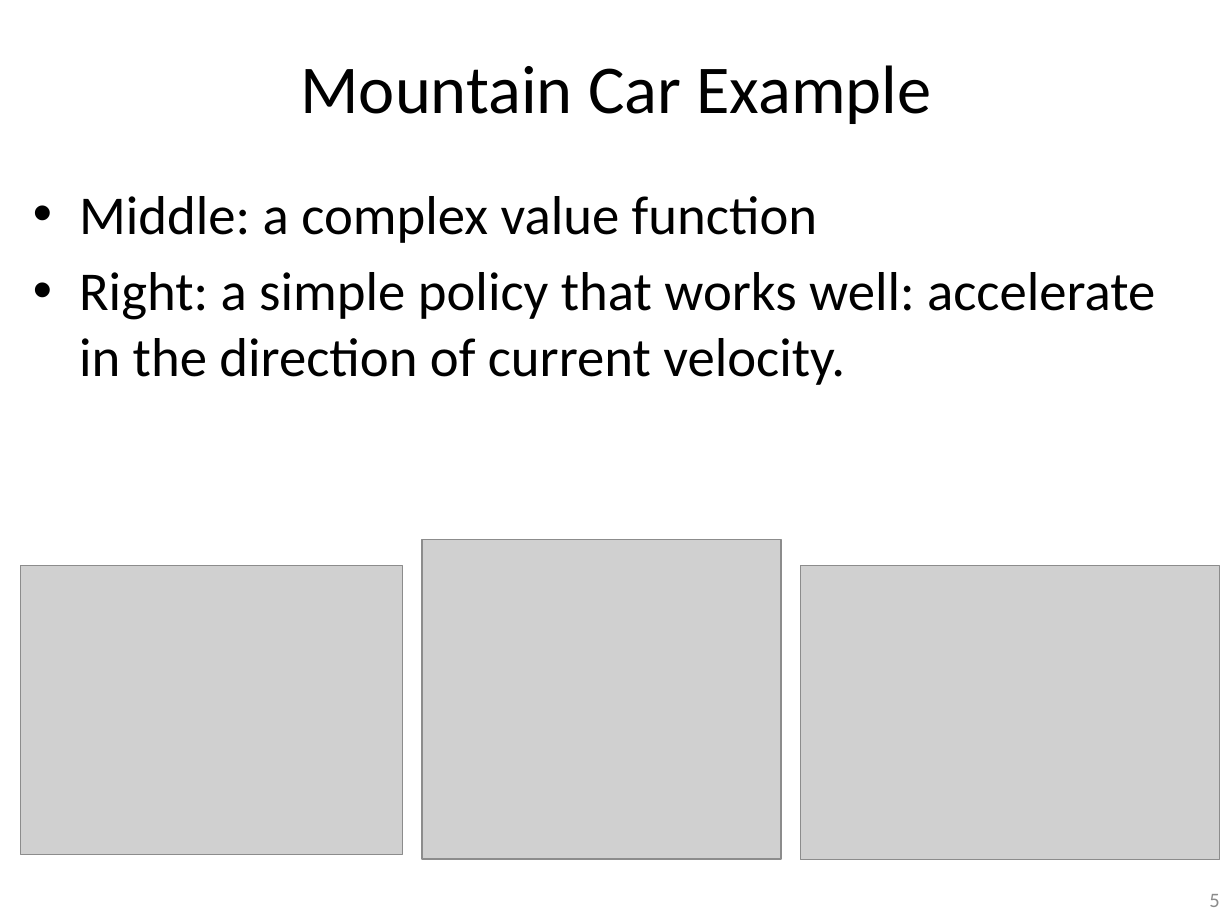
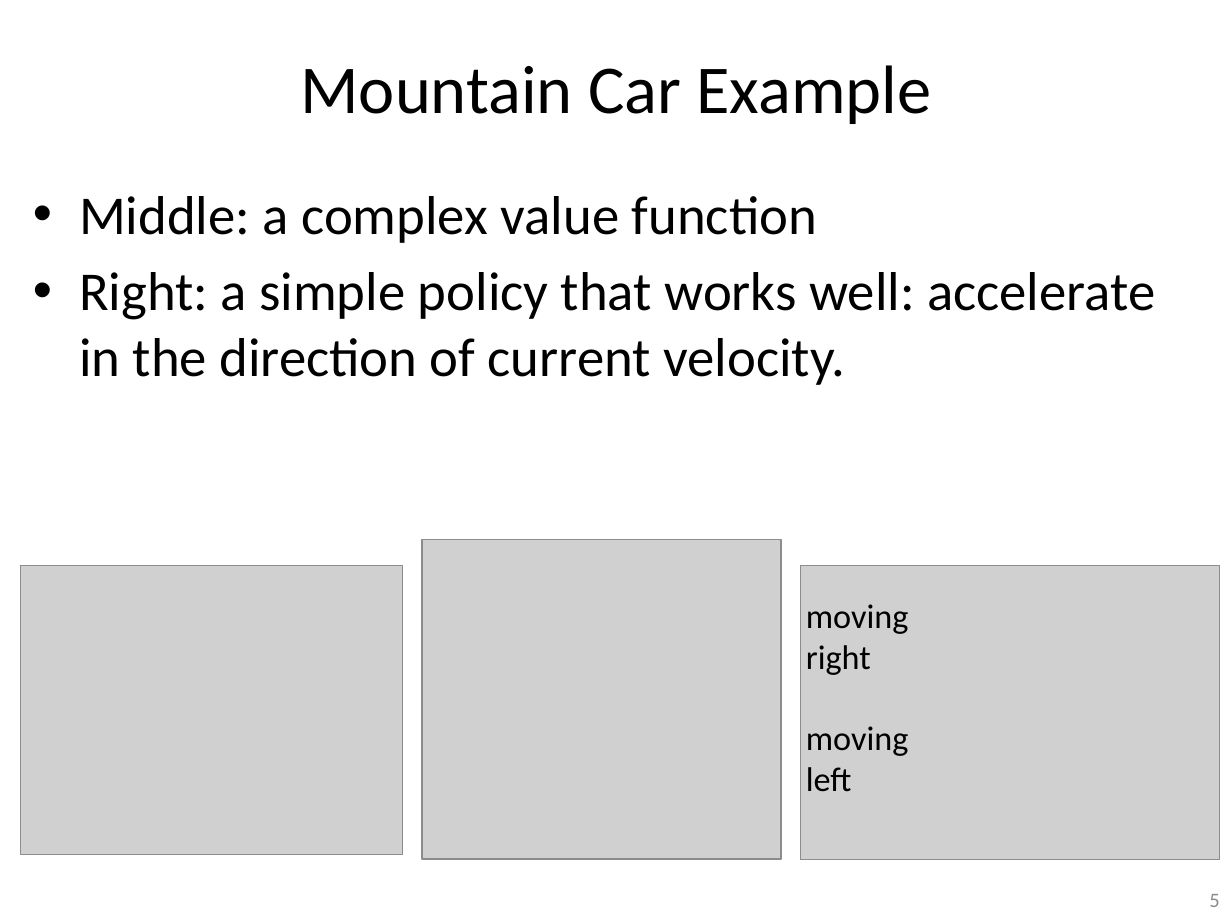
Before and after one commit to guzonghua/saav, a slide deck: slide 5 of PPTs/L7.3 Policy-based RL.pptx. Drawn at 1232x924 pixels with LibreOffice and Linux fonts; fonts in the diff are those of the drawing; grey boxes stand for pictures. Boxes give left, top, right and bottom in pixels: in the first picture for what was removed or moved away, otherwise in the second. Text is boxed around its words. In the diff, an @@ line names an element or a change of style, - is before the commit and + after.

```diff
--- a/PPTs/L7.3 Policy-based RL.pptx
+++ b/PPTs/L7.3 Policy-based RL.pptx
@@ text added at (806, 604, 909, 675), 20 pt, text #000000 @@
+moving
+right
@@ text added at (806, 726, 909, 792), 20 pt, text #000000 @@
+moving
+left
```
Also in this commit, not shown: 8 other slides changed, 11 slides added, 15 slides removed, 10 other files.
